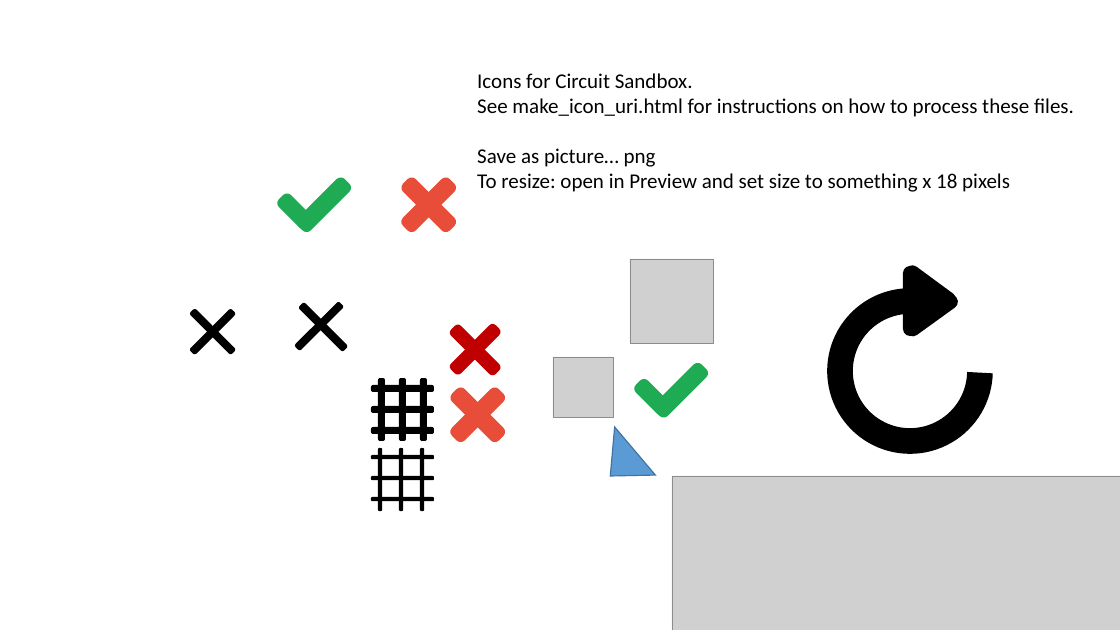
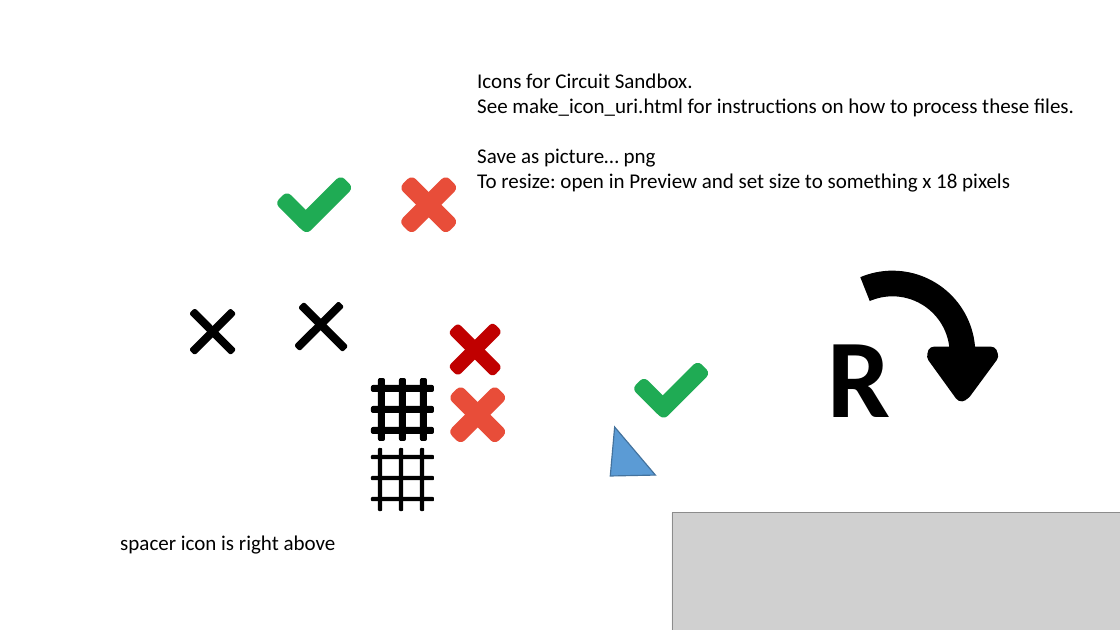
Before and after one commit to willymcallister/circuit-sandbox, a slide deck: slide 1 of icons/Icons for Circuit Sansbox.pptx. Drawn at 1120x630 pixels with LibreOffice and Linux fonts; fonts in the diff are those of the drawing; grey boxes stand for pictures. Boxes give left, top, right and bottom in pixels: in the first picture for what was removed or moved away, otherwise in the second. Text is boxed around its words. In the diff, an @@ line names an element or a change of style, - is before the commit and + after.

```diff
--- a/icons/Icons for Circuit Sansbox.pptx
+++ b/icons/Icons for Circuit Sansbox.pptx
@@ picture removed at <box>630,259,714,343</box> @@
@@ arc (boxed as its full ellipse) at <box>823,284,963,424</box>: proportions changed; rotation 0 to 90 degrees @@
@@ picture removed at <box>553,357,613,418</box> @@
@@ text added at <box>827,344,890,417</box>, 96 pt, text #000000, bold @@
+R
@@ rounded rectangle at <box>924,346,972,404</box>: rotation 234 to 324 degrees @@
@@ rounded rectangle at <box>928,346,998,360</box>: rotation 0 to 90 degrees @@
@@ triangle at <box>934,354,991,396</box>: rotation 90 to 180 degrees @@
@@ rounded rectangle at <box>955,346,1002,403</box>: rotation 306 to 36 degrees @@
@@ text added at <box>120,535,336,554</box>, 18 pt, text #000000 @@
+spacer icon is right above
@@ picture: place and size @@
-picture at <box>672,476,1120,630</box>
+picture at <box>672,513,1120,630</box>
```
Also in this commit, not shown: 5 other files.
